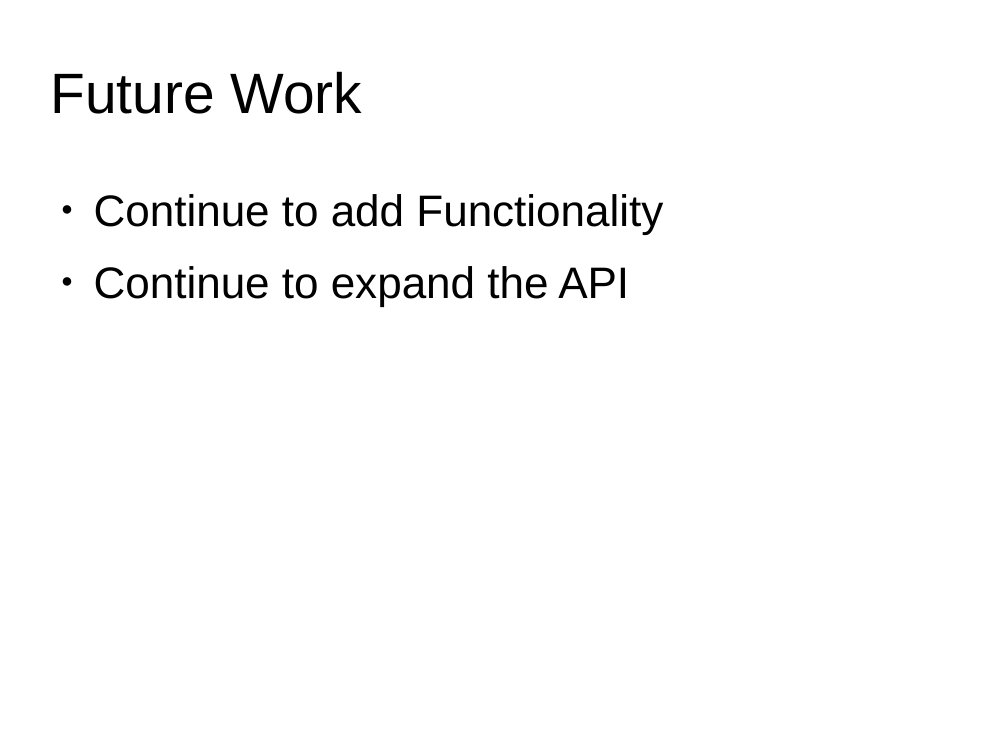
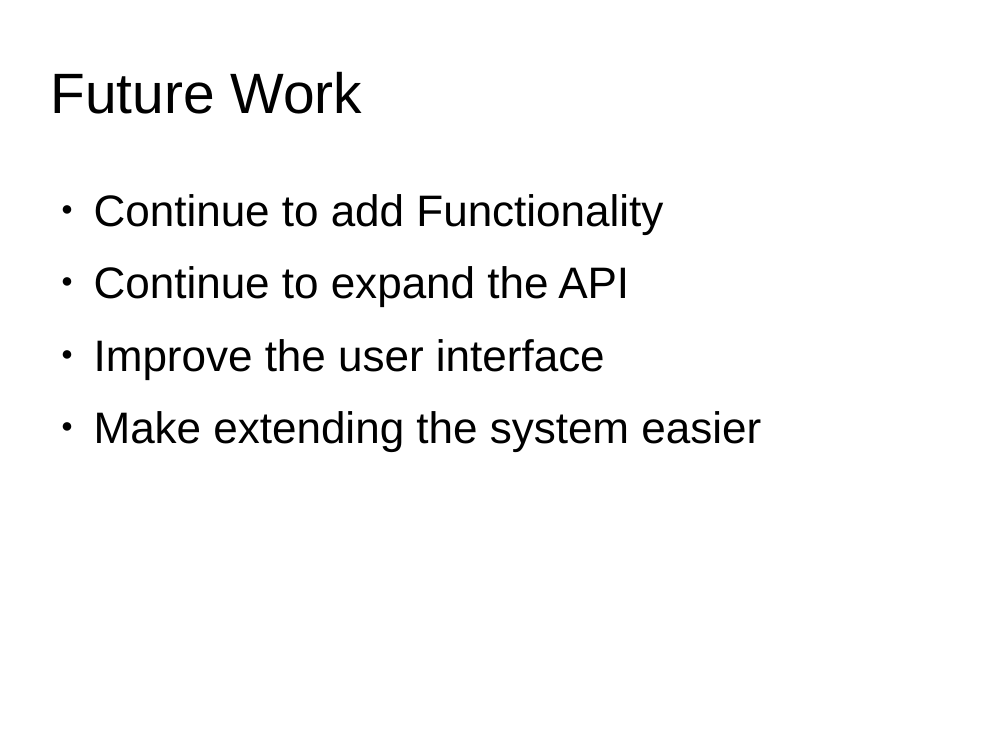
Before and after one commit to 0xCafeDude/crossPlatformAlternativeHomeOS, a slide deck: slide 11 of presentation/presentation.odp. Drawn at 1008x756 pixels with LibreOffice and Linux fonts; fonts in the diff are those of the drawing; background and template pictures are left out. Boxes give left, top, right and bottom in pixels: in the first picture for what was removed or moved away, otherwise in the second. Text is boxed around its words. In the diff, an @@ line names an element or a change of style, - is before the commit and + after.

```diff
--- a/presentation/presentation.odp
+++ b/presentation/presentation.odp
@@ text at (94, 339, 761, 451): paragraphs added @@
+● Improve the user interface
+● Make extending the system easier
```
Also in this commit, not shown: 1 other slide changed, 1 slide added, 1 slide removed.
